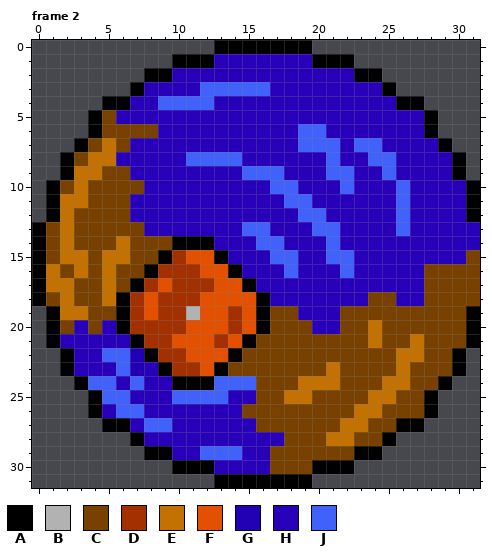
File history of a pixel-art file, Assets/TFG/Sprites/impulse_flying.aseprite. Above is the file before it was changed.
32x32 pixels, 4 frames. Shown: frame 2. The commit also changed other frames, which this record leaves out.
Palette (. is transparent): A #000000  B #b2b2b2  C #794100  D #a23000  E #c37100  F #e35100  G #2000b2  H #2800ba  J #4161fb
Once edited:
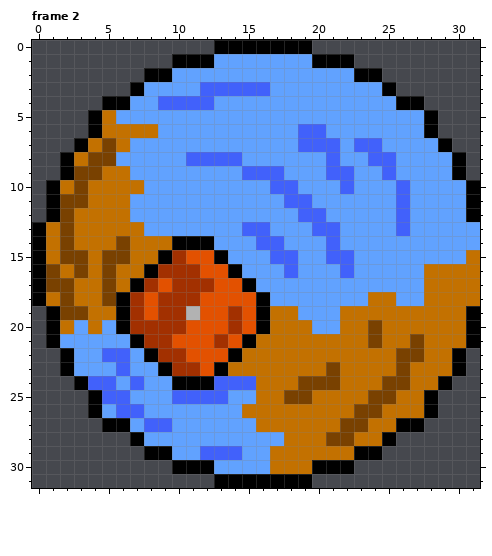
From old to new:
@@ palette @@
-G #2000b2
+G #61a2ff
--- frame 2, layer "baqureta"
@@ x 0..31 @@
  0 .............AAAAAAA............
- 1 ..........AAAHHHHHHHAAA.........
- 2 ........AAHHHHHHHHHHHHHAA.......
- 3 .......AHHHHJJJJJHHHHHHHHA......
- 4 .....AAHHJJJJHHHHHHHHHHHHHAA....
- 5 ....ACHHHHHHHHHHHHHHHHHHHHHHA...
- 6 ....ACCCCHHHHHHHHHHJJHHHHHHHA...
- 7 ...ACECHHHHHHHHHHHHJJJHJJHHHHA..
- 8 ..ACEEHHHHHJJJJHHHHHHJHHJJHHHHA.
- 9 ..AEECCHHHHHHHHJJJHHHJJHHJHHHHA.
-10 .ACECCCCHHHHHHHHHJJHHHJHHHJHHHHA
-11 .AEECCCHHHHHHHHHHHJJHHHHHHJHHHHA
-12 .AECCCCHHHHHHHHHHHHJJHHHHHJHHHHA
-13 ACECCCCCHHHHHHHJJHHHJJHHHHJHHHHH
-14 ACECCCECCCAAAHHHJJHHHJHHHHHHHHHH
-15 ACEECEECCADFFAHHHJJHHJJHHHHHHHHC
-16 AECECECCADDDFFAHHHJHHHJHHHHHCCCC
-17 AEECCECADFDDDFFAHHHHHHHHHHHHCCCC
-18 ACECCEADFDDDFFFFAHHHHHHHCCHHCCCC
-19 .AEECCADFDDBFFDFACCHHHCCCCCCCCCA
-20 .ACHCHADDDDFFFDFACCCHHCCECCCCCCA
-21 .AHHHHHADDFFFDFACCCCCCCCECCECCCA
-22 ..AHHJJGADDFFFACCCCCCCCCCCEECCA.
-23 ..AHHHJGHADDFACCCCCCCECCCCECCCA.
-24 ...AJJHJHHAAAJJJCCCEEECCCEECCA..
-25 ....AJJHHHJJJJHHCCEECCCCEECCA...
-26 ....AHJJHHHHHHHCCCCCCCCEECCCA...
-27 .....AAHJJHHHHHHCCCCCCEECCAA....
-28 .......AHHHHHHHHHHCCCEECCA......
-29 ........AAHHJJJHHCCCCCCAA.......
-30 ..........AAAHHHHCCCAAA.........
+ 1 ..........AAAGGGGGGGAAA.........
+ 2 ........AAGGGGGGGGGGGGGAA.......
+ 3 .......AGGGGJJJJJGGGGGGGGA......
+ 4 .....AAGGJJJJGGGGGGGGGGGGGAA....
+ 5 ....AEGGGGGGGGGGGGGGGGGGGGGGA...
+ 6 ....AEEEEGGGGGGGGGGJJGGGGGGGA...
+ 7 ...AECEGGGGGGGGGGGGJJJGJJGGGGA..
+ 8 ..AECCGGGGGJJJJGGGGGGJGGJJGGGGA.
+ 9 ..ACCEEGGGGGGGGJJJGGGJJGGJGGGGA.
+10 .AECEEEEGGGGGGGGGJJGGGJGGGJGGGGA
+11 .ACCEEEGGGGGGGGGGGJJGGGGGGJGGGGA
+12 .ACEEEEGGGGGGGGGGGGJJGGGGGJGGGGA
+13 AECEEEEEGGGGGGGJJGGGJJGGGGJGGGGG
+14 AECEEECEEEAAAGGGJJGGGJGGGGGGGGGG
+15 AECCECCEEADFFAGGGJJGGJJGGGGGGGGE
+16 ACECECEEADDDFFAGGGJGGGJGGGGGEEEE
+17 ACCEECEADFDDDFFAGGGGGGGGGGGGEEEE
+18 AECEECADFDDDFFFFAGGGGGGGEEGGEEEE
+19 .ACCEEADFDDBFFDFAEEGGGEEEEEEEEEA
+20 .AEGEGADDDDFFFDFAEEEGGEECEEEEEEA
+21 .AGGGGGADDFFFDFAEEEEEEEECEECEEEA
+22 ..AGGJJGADDFFFAEEEEEEEEEEECCEEA.
+23 ..AGGGJGGADDFAEEEEEEECEEEECEEEA.
+24 ...AJJGJGGAAAJJJEEECCCEEECCEEA..
+25 ....AJJGGGJJJJGGEECCEEEECCEEA...
+26 ....AGJJGGGGGGGEEEEEEEECCEEEA...
+27 .....AAGJJGGGGGGEEEEEECCEEAA....
+28 .......AGGGGGGGGGGEEECCEEA......
+29 ........AAGGJJJGGEEEEEEAA.......
+30 ..........AAAGGGGEEEAAA.........
 31 .............AAAAAAA............
Changed places in both pictures, as pixel boxes (x1, y1, x2, y2):
changed: (46, 54, 480, 474)
